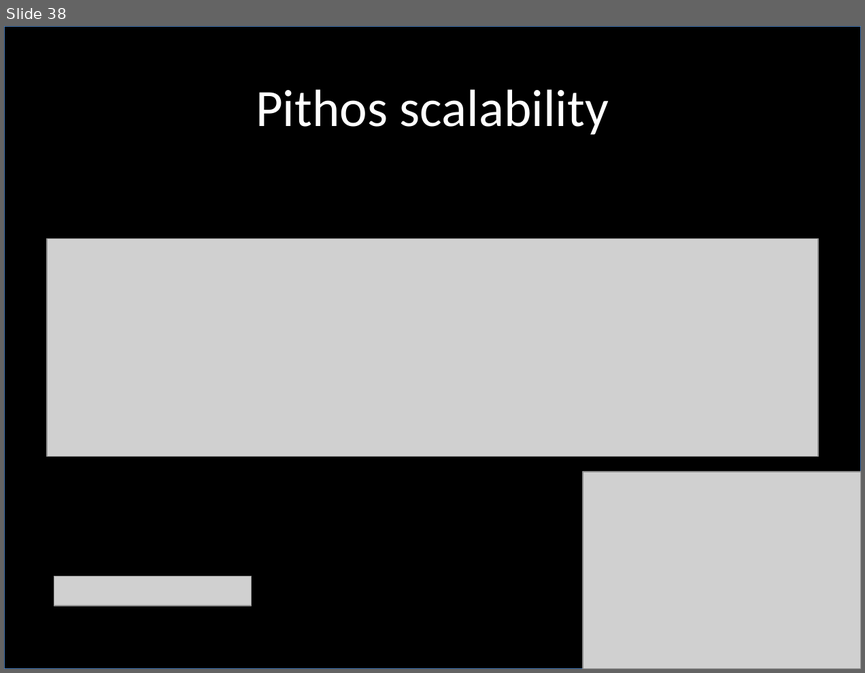
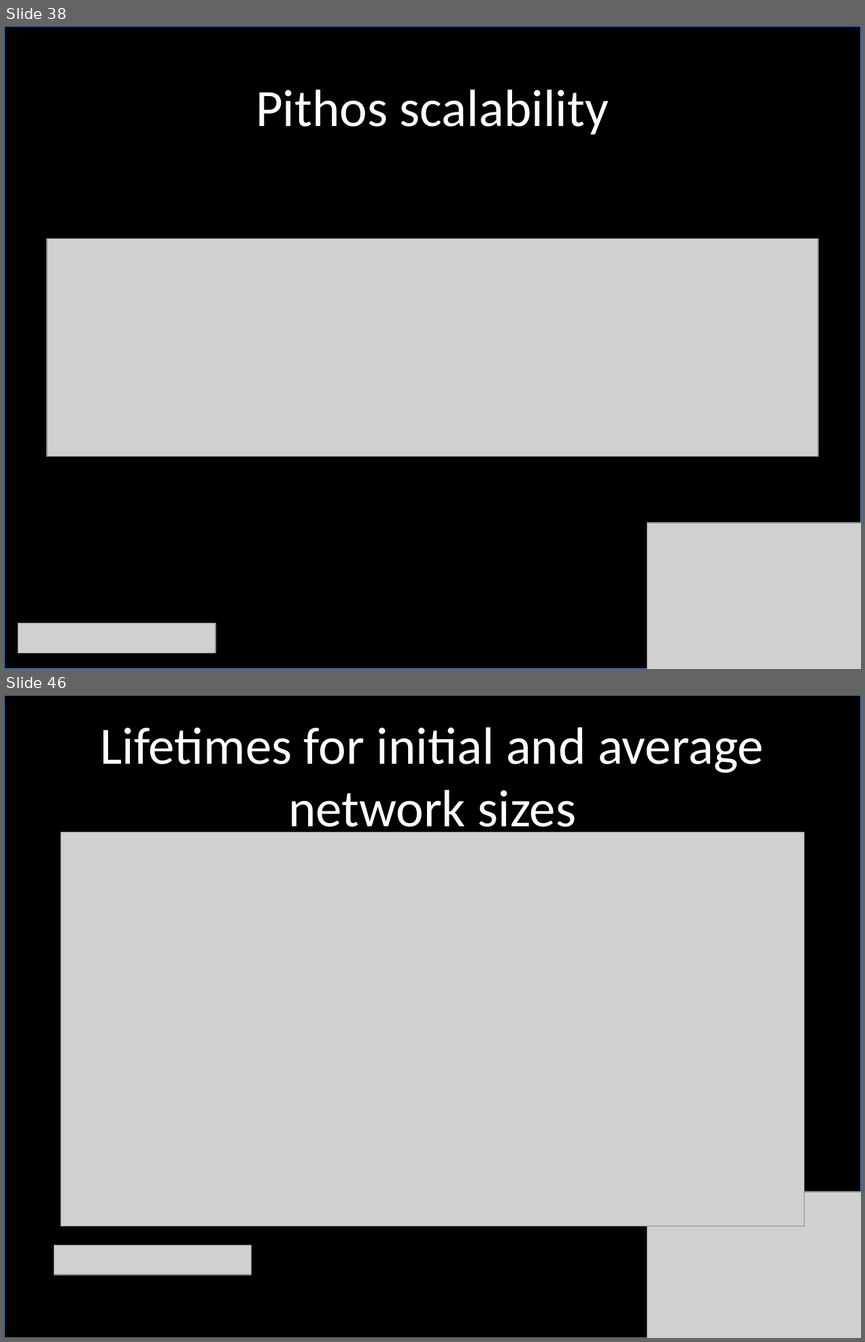
Before and after one commit to jsgilmore/pithos, a slide deck: thesis/phd_talk/PhD_talk.pptx. Shown one above the other, each under a label of ours: slide 38 before the commit, slides 38 and 46 after it; the slides between them are not shown. The pictures are 865x673 and 865x1342 pixels, drawn with LibreOffice and Linux fonts; fonts in the diff are those of the drawing; grey boxes stand for pictures. Boxes give left, top, right and bottom in pixels: in the first picture for what was removed or moved away, otherwise in the second. Text is boxed around its words. In the diff, an @@ line names an element or a change of style, - is before the commit and + after.

```diff
--- a/thesis/phd_talk/PhD_talk.pptx
+++ b/thesis/phd_talk/PhD_talk.pptx
@@ slide 46 added at [4,695,861,1338], background #FFFFFF @@
@@ rectangle added at [4,695,861,1338], fill #000000, outline #4A7EBB 0.75 pt @@
@@ title added at [100,727,764,838], 44 pt, text #FFFFFF @@
+Lifetimes for initial and average network sizes
@@ picture added at [60,832,804,1225] @@
@@ picture added at [647,1191,861,1338] @@
@@ picture added at [54,1245,251,1275] @@
@@ slide 38 changed as well @@
@@ picture: place and size @@
-picture at [582,471,861,669]
+picture at [647,522,861,669]
@@ picture: place and size @@
-picture at [54,576,251,606]
+picture at [18,623,215,653]
```
Also in this commit, not shown: 36 other slides changed, 7 other slides added.
